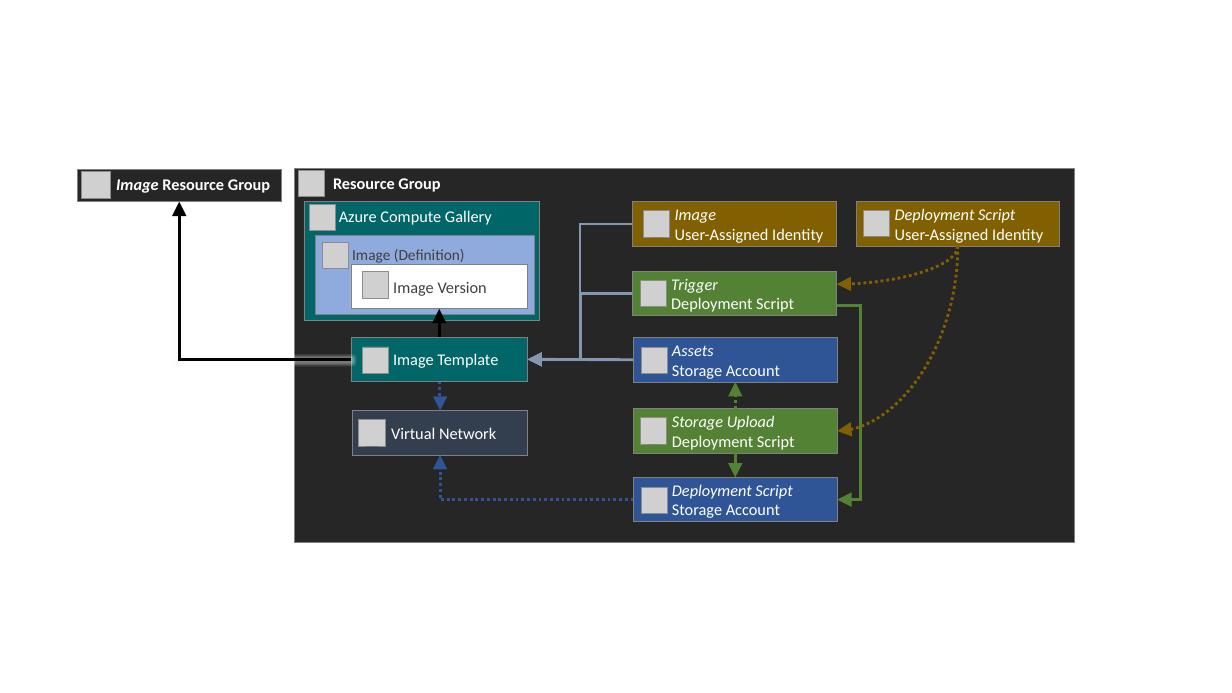
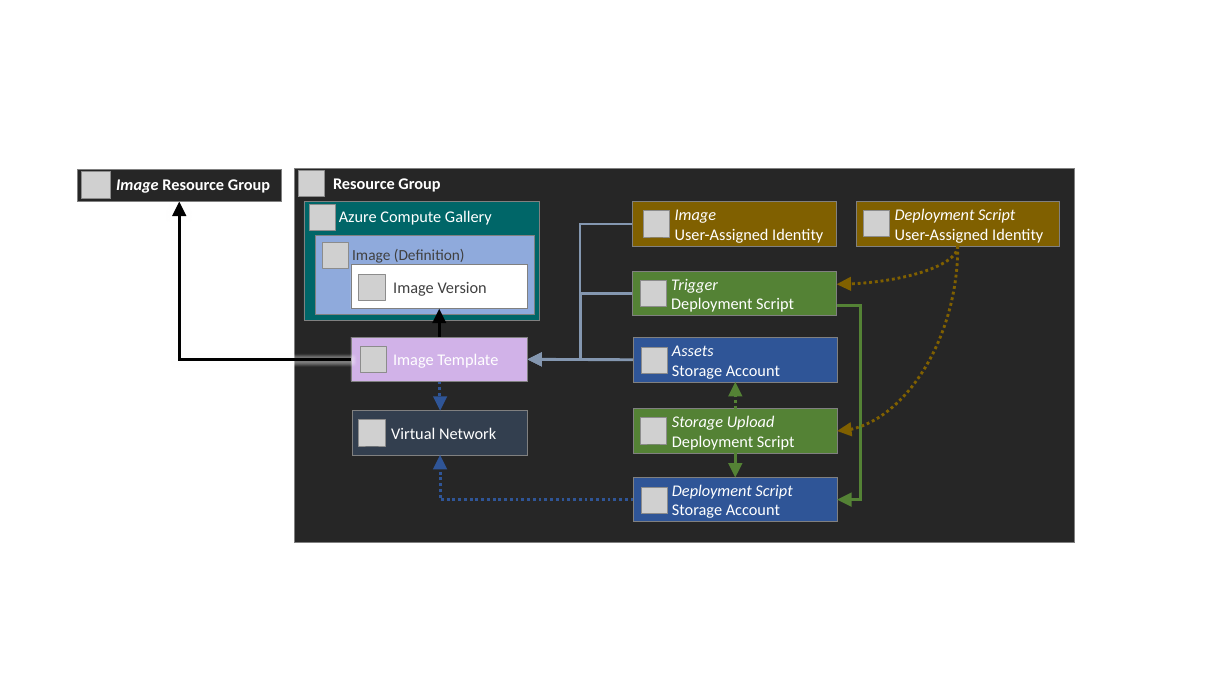
Before and after one commit to Azure/DevOps-Self-Hosted, a slide deck: slide 3 of docs/wiki/media/src/DevOps Self-Hosted Diagrams.pptx. Drawn at 1232x693 pixels with LibreOffice and Linux fonts; fonts in the diff are those of the drawing; grey boxes stand for pictures. Boxes give left, top, right and bottom in pixels: in the first picture for what was removed or moved away, otherwise in the second. Text is boxed around its words. In the diff, an @@ line names an element or a change of style, - is before the commit and + after.

```diff
--- a/docs/wiki/media/src/DevOps Self-Hosted Diagrams.pptx
+++ b/docs/wiki/media/src/DevOps Self-Hosted Diagrams.pptx
@@ picture: place and size @@
-picture at [363,348,389,373]
+picture at [359,274,384,300]
@@ rectangle "Image Template" at [351,337,528,382]: fill #006668 to #D1B2E8 @@
@@ picture: place and size @@
-picture at [362,272,388,298]
+picture at [360,347,386,372]
```
Also in this commit, not shown: 1 other file.
